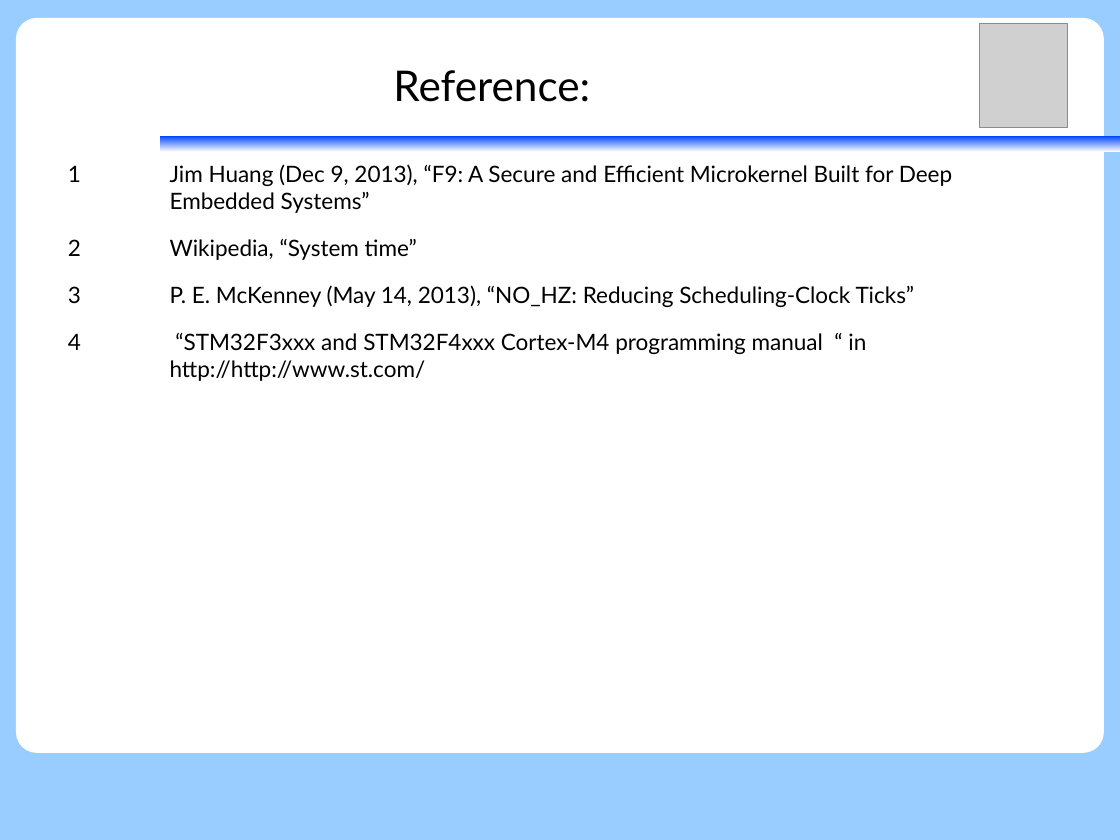
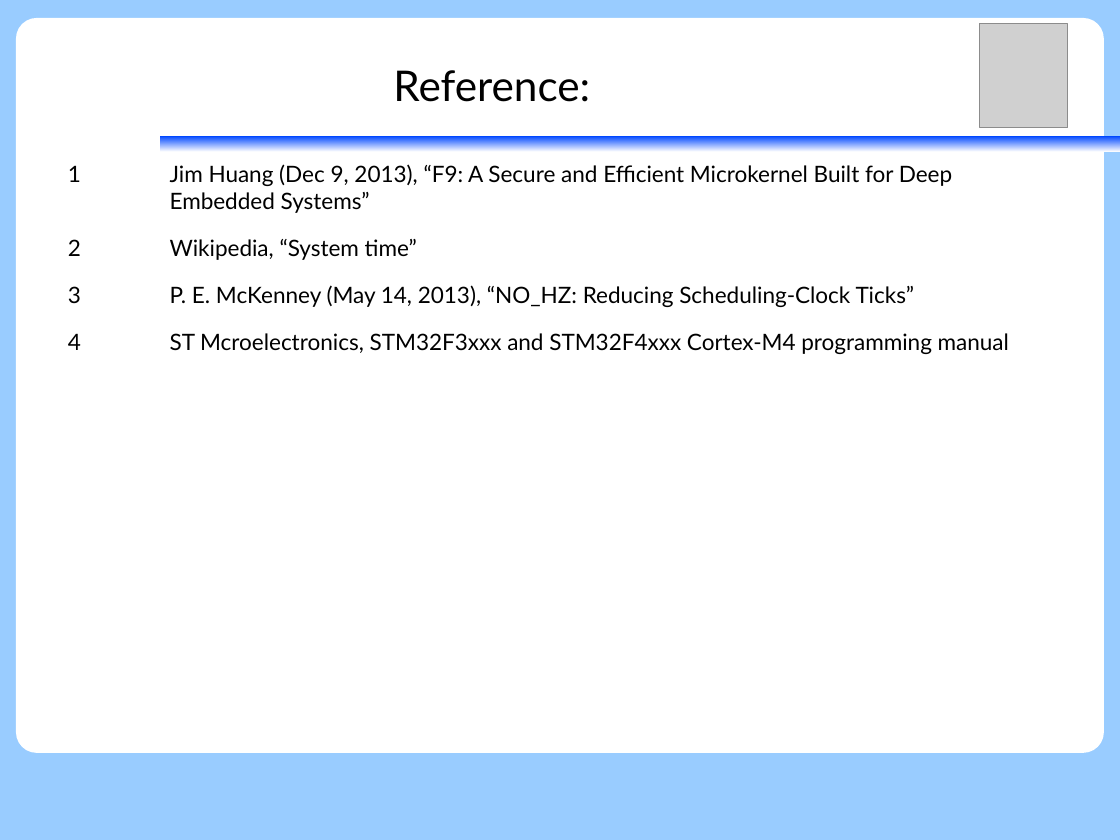
Before and after one commit to vh21/documents, a slide deck: slide 40 of ukernel/f9-microkernel-ktimer.odp. Drawn at 1120x840 pixels with LibreOffice and Linux fonts; fonts in the diff are those of the drawing; grey boxes stand for pictures. Boxes give left, top, right and bottom in pixels: in the first picture for what was removed or moved away, otherwise in the second. Text is boxed around its words. In the diff, an @@ line names an element or a change of style, - is before the commit and + after.

```diff
--- a/ukernel/f9-microkernel-ktimer.odp
+++ b/ukernel/f9-microkernel-ktimer.odp
@@ text at (170, 333, 1009, 354): text changed @@
-4 “STM32F3xxx and STM32F4xxx Cortex-M4 programming manual “ in http://http://www.st.com/
+4 ST Mcroelectronics, STM32F3xxx and STM32F4xxx Cortex-M4 programming manual
```
Also in this commit, not shown: 3 other slides changed, 1 slide added, 1 slide removed.
